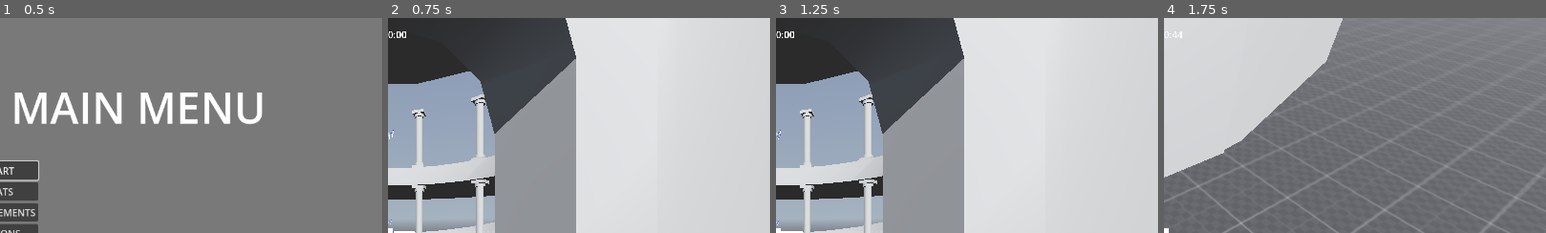
Above: before the commit, frames 1-4 (left to right).
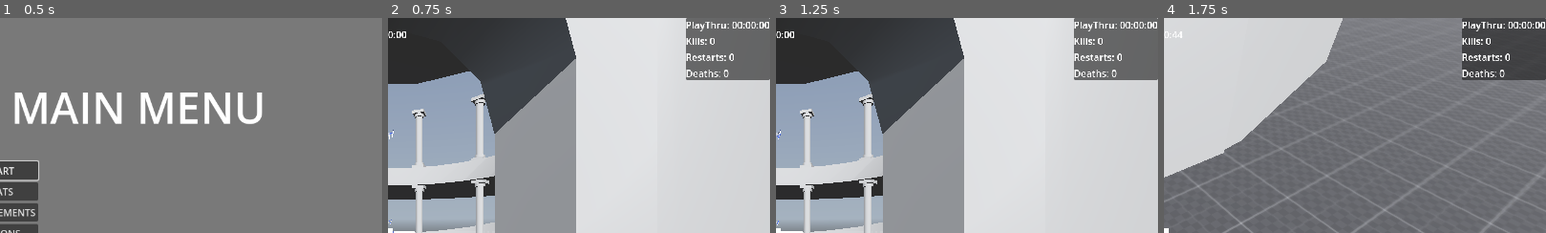
Above: after the commit, the same moments.

Repository: lucasrumney94/GodotGoneWild
Game: Godot game, scene res://Main/main_menu.tscn
Two runs of this game, one before a commit and one after it. Both use one fixed random seed, a clock stepped at 60 frames per second and the inputs below. The engine's default icon, where the game draws it, is replaced by a stand-in: a white triangle on a blue panel in a dark square. A sky picture missing from this copy of the repository is replaced by a grey-blue gradient.
Inputs (mouse positions are % of the whole screen's width and height, from its top left):
- Up to frame 1 (0.5 s): no input
- Up to frame 2 (0.75 s): click "START" at 0.5 s
- Up to frame 3 (1.25 s): no input
- Up to frame 4 (1.75 s): tap Enter at 1.25 s; move the mouse to (55, 50) at 1.27 s; hold W (move_forward) from 1.28 s (still down); click (55, 50) at 1.35 s; tap Space (jump) at 1.52 s
The pictures show only the part of the screen within x 50-100%, y 0-50%; the shares and areas given below are measured in that part.

Frame 1 is identical in both runs. In frame 2, 6.1% of the frame differs, in the area x 78-100%, y 0-29%; in frame 3, 6.1%; in frame 4, 6.2%.

Commit message:
Added a full playthrough timer, stats debugging panel

Diff:
--- a/godot-wild-tower/Autoload/stat_tracker.gd
+++ b/godot-wild-tower/Autoload/stat_tracker.gd
@@ -15,6 +15,7 @@
 var kills: int = 0
 var restarts: int = 0
 var deaths: int = 0
+var playthrough_time = 0.0
 
 var level_finished: bool = false
 
@@ -28,6 +29,7 @@
 	GameEvents.level_started.connect(on_level_started)
 	GameEvents.level_finished.connect(on_level_finished)
 	GameEvents.level_finished_time.connect(on_level_finished_time)
+	GameEvents.partial_time.connect(on_partial_time)
 	GameEvents.restarting.connect(on_restart)
 	GameEvents.player_death.connect(on_death)
 	GameEvents.enemy_killed.connect(on_enemy_killed)
@@ -76,6 +78,14 @@
 		add_child(stats_screen)
 	stats_screen.set_completion_time(seconds, new_best_time)
 
+	playthrough_time += seconds
+	#TODO if just defeated GOD, add this to playthrough time
+	#save playthrough time to level_index -1 as "best_time"
+
+
+func on_partial_time(seconds: float):
+	playthrough_time += seconds
+
 
 func on_restart():
 	restarts += 1
@@ -103,3 +113,4 @@
 	deaths = 0
 	kills = 0
 	level_finished = false
+	playthrough_time = 0
--- /dev/null
+++ b/godot-wild-tower/Objects/Player/debug_stats_panel.gd
@@ -0,0 +1,10 @@
+extends PanelContainer
+
+
+func _process(_delta):
+	if !visible: return
+
+	%PlaythroughTimeLabel.text = "PlayThru: " + Constants.format_time(StatTracker.playthrough_time)
+	%KillsLabel.text = "Kills: " + str(StatTracker.kills)
+	%RestartsLabel.text = "Restarts: " + str(StatTracker.restarts)
+	%DeathsLabel.text = "Deaths: " + str(StatTracker.deaths)
--- a/godot-wild-tower/Objects/Player/player.tscn
+++ b/godot-wild-tower/Objects/Player/player.tscn
@@ -1,9 +1,10 @@
-[gd_scene load_steps=15 format=3 uid="uid://vssvdtmx3jx7"]
+[gd_scene load_steps=16 format=3 uid="uid://vssvdtmx3jx7"]
 
 [ext_resource type="Script" path="res://Objects/Player/player.gd" id="1_l1h35"]
 [ext_resource type="Texture2D" uid="uid://dt1l7laaw1wqw" path="res://Materials/Textures/TestingGrid.png" id="2_0lo3m"]
 [ext_resource type="PackedScene" uid="uid://bueww8nstwpfl" path="res://UI/death_screen.tscn" id="2_l6nbw"]
 [ext_resource type="Script" path="res://Objects/Player/timer_hud.gd" id="3_n01tu"]
+[ext_resource type="Script" path="res://Objects/Player/debug_stats_panel.gd" id="4_ss2u2"]
 
 [sub_resource type="CapsuleShape3D" id="CapsuleShape3D_574yh"]
 
@@ -108,6 +109,34 @@
 layout_mode = 2
 text = "Dashes: 0"
 
+[node name="DebugStatsPanel" type="PanelContainer" parent="PlayerHUD/DebugHUD"]
+anchors_preset = 1
+anchor_left = 1.0
+anchor_right = 1.0
+offset_left = -40.0
+offset_bottom = 40.0
+grow_horizontal = 0
+script = ExtResource("4_ss2u2")
+
+[node name="VBoxContainer" type="VBoxContainer" parent="PlayerHUD/DebugHUD/DebugStatsPanel"]
+layout_mode = 2
+
+[node name="PlaythroughTimeLabel" type="Label" parent="PlayerHUD/DebugHUD/DebugStatsPanel/VBoxContainer"]
+unique_name_in_owner = true
+layout_mode = 2
+
+[node name="KillsLabel" type="Label" parent="PlayerHUD/DebugHUD/DebugStatsPanel/VBoxContainer"]
+unique_name_in_owner = true
+layout_mode = 2
+
+[node name="RestartsLabel" type="Label" parent="PlayerHUD/DebugHUD/DebugStatsPanel/VBoxContainer"]
+unique_name_in_owner = true
+layout_mode = 2
+
+[node name="DeathsLabel" type="Label" parent="PlayerHUD/DebugHUD/DebugStatsPanel/VBoxContainer"]
+unique_name_in_owner = true
+layout_mode = 2
+
 [node name="TimerHUD" type="CanvasLayer" parent="PlayerHUD" groups=["player"]]
 script = ExtResource("3_n01tu")
 
--- a/godot-wild-tower/Objects/Player/timer_hud.gd
+++ b/godot-wild-tower/Objects/Player/timer_hud.gd
@@ -27,7 +27,10 @@
 	var minutes = floor(seconds / 60.0)
 	var remaining_seconds = floor(seconds - (minutes * 60))
 	var centiseconds = (seconds - (minutes * 60) - remaining_seconds) * 100
-	return ("%02d" % minutes) + ":" + ("%02d" % remaining_seconds) + ":" + ("%02d" % centiseconds)
+	var minute_string: String = str(minutes)
+	if minutes < 10:
+		minute_string = "%02d" % minutes
+	return minute_string + ":" + ("%02d" % remaining_seconds) + ":" + ("%02d" % centiseconds)
 
 
 func on_level_started():
--- a/godot-wild-tower/Scripts/constants.gd
+++ b/godot-wild-tower/Scripts/constants.gd
@@ -13,4 +13,7 @@
 	var minutes = floor(seconds / 60.0)
 	var remaining_seconds = floor(seconds - (minutes * 60))
 	var centiseconds = (seconds - (minutes * 60) - remaining_seconds) * 100
-	return ("%02d" % minutes) + ":" + ("%02d" % remaining_seconds) + ":" + ("%02d" % centiseconds)
+	var minute_string: String = str(minutes)
+	if minutes < 10:
+		minute_string = "%02d" % minutes
+	return minute_string + ":" + ("%02d" % remaining_seconds) + ":" + ("%02d" % centiseconds)
